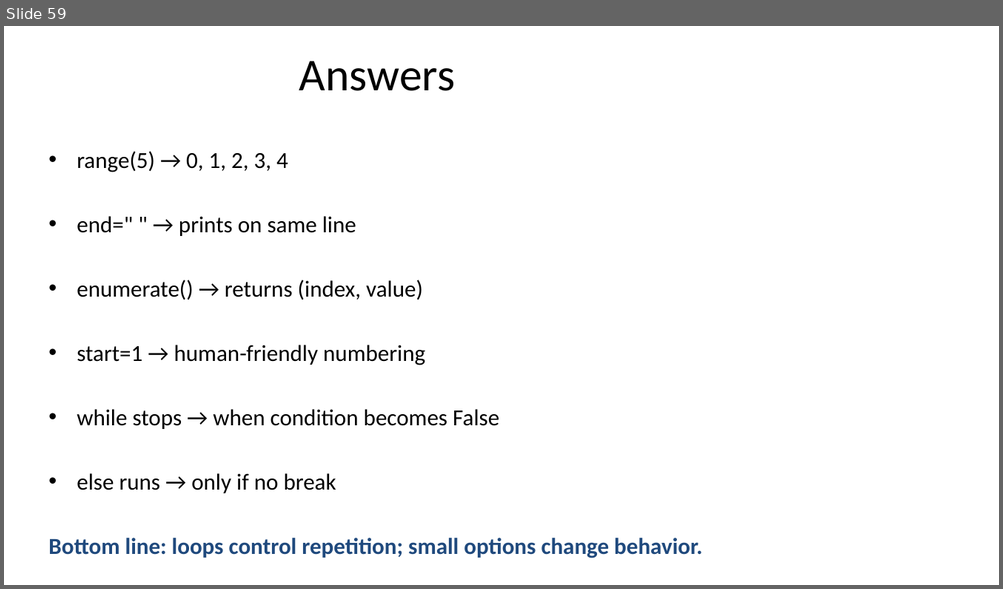
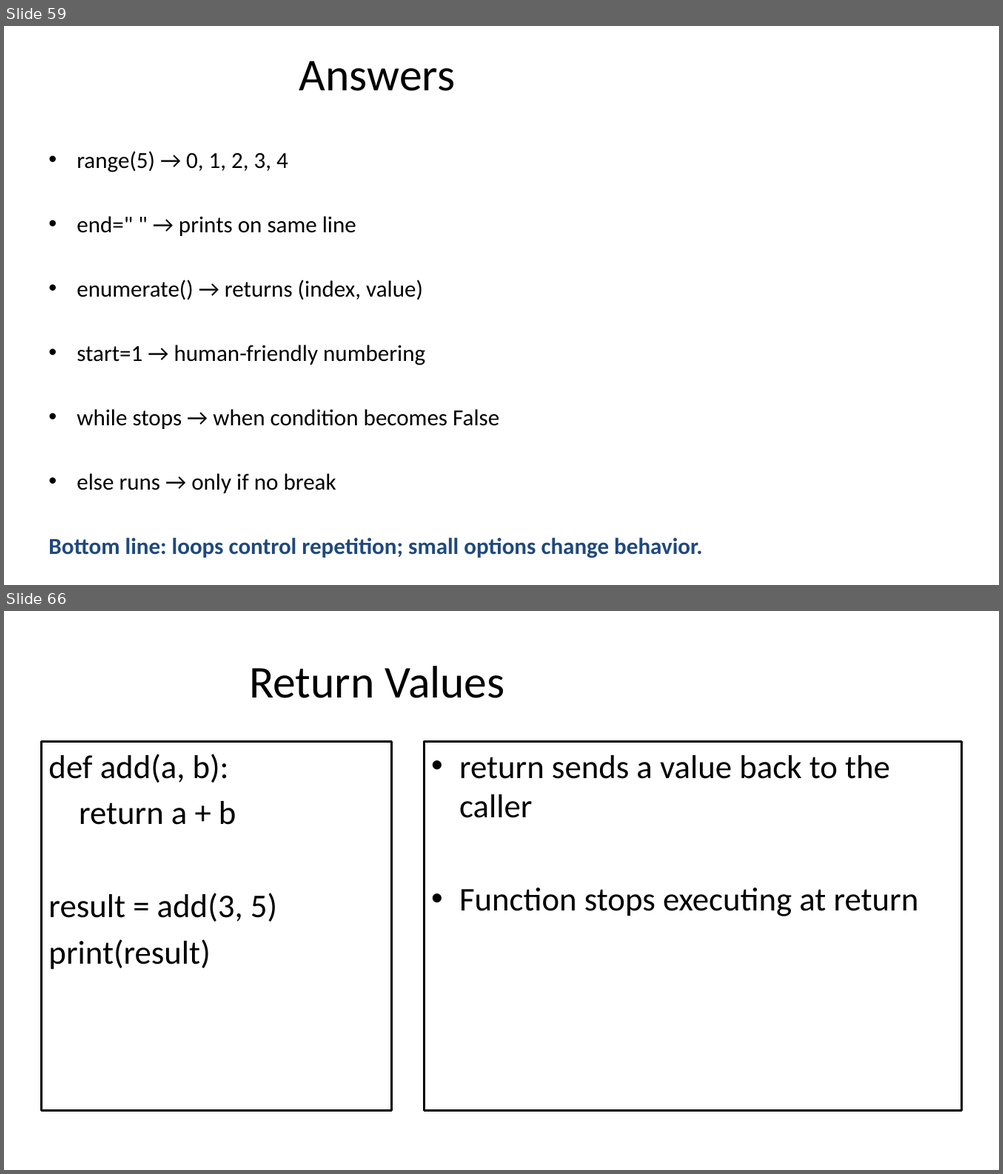
Before and after one commit to seanwhs/3-Day-Python-Crash-Course, a slide deck: Python_Crash_Course_2025.pptx. Shown one above the other, each under a label of ours: slide 59 before the commit, slides 59 and 66 after it; the slides between them are not shown. The pictures are 1003x589 and 1003x1174 pixels, drawn with LibreOffice and Linux fonts; fonts in the diff are those of the drawing. Boxes give left, top, right and bottom in pixels: in the first picture for what was removed or moved away, otherwise in the second. Text is boxed around its words. In the diff, an @@ line names an element or a change of style, - is before the commit and + after.

```diff
--- a/Python_Crash_Course_2025.pptx
+++ b/Python_Crash_Course_2025.pptx
@@ slide 66 added at box(4, 611, 999, 1170), background #FFFFFF @@
@@ title added at box(249, 666, 504, 698), 44 pt, text #000000 @@
+Return Values
@@ text added at box(41, 741, 391, 1111), fill #FFFFFF, outline #000000 2 pt, 32 pt, text #000000 @@
+def add(a, b):
+return a + b
+result = add(3, 5)
+print(result)
@@ rectangle added at box(424, 741, 961, 1111), fill #FFFFFF, outline #000000 2 pt, 32 pt, text #000000 @@
+• return sends a value back to the caller
+• Function stops executing at return
```
Also in this commit, not shown: 1 slide changed, 21 other slides added, 1 slide removed.
